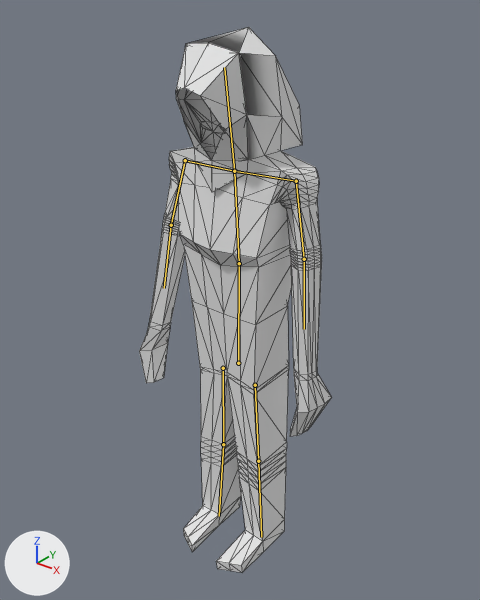
An edit to the glTF model game/Assets/Models/zombie.glb, drawn before and after from the same camera.
Both versions are drawn from a 50 mm camera at (2.45, -3.12, 3.81) aimed at (-0.04, 0.0, 1.89). Lighting does not change. The marker at lower left points along +X, +Y and +Z. Both versions are drawn at frame 100 of the action 'idle2'; the numbers are the values there. The bones that bend it are drawn over the model as lines. Mesh edges are drawn as thin lines.

In view in the first picture: 'zombie'.
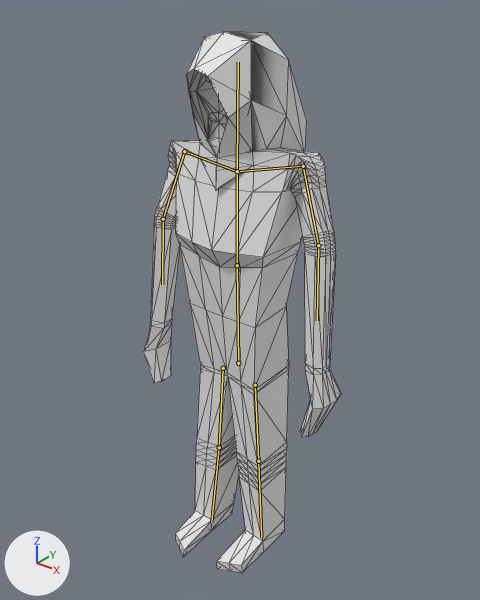
Where the change shows, as pixel boxes [x1, y1, x2, y2] in the pictures (480 x 600 px):
'zombie', posed
    before: [139, 27, 332, 572]
    after: [143, 32, 341, 572]
bone 'Bone', root to tip
    before: (238, 363) to (239, 263)
    after: (238, 363) to (237, 265)
bone 'Bone.001', root to tip
    before: (239, 263) to (234, 171)
    after: (237, 265) to (237, 171)
bone 'Bone.002', root to tip
    before: (234, 171) to (224, 67)
    after: (237, 171) to (238, 62)
bone 'Bone.003', root to tip
    before: (234, 171) to (185, 160)
    after: (237, 171) to (184, 151)
bone 'Bone.005', root to tip
    before: (185, 160) to (171, 225)
    after: (184, 151) to (163, 219)
bone 'Bone.006', root to tip
    before: (171, 225) to (164, 288)
    after: (163, 219) to (162, 284)
bone 'Bone.004', root to tip
    before: (234, 171) to (296, 181)
    after: (237, 171) to (303, 166)
bone 'Bone.007', root to tip
    before: (296, 181) to (304, 259)
    after: (303, 166) to (318, 245)
bone 'Bone.008', root to tip
    before: (304, 259) to (304, 329)
    after: (318, 245) to (317, 320)
bone 'Bone.010', root to tip
    before: (223, 368) to (223, 444)
    after: (223, 368) to (219, 447)

What the commit changed:
Bone 'Bone' (bone_bone) turns from (0, 0, 0) to (3, 2, -1) degrees about its own x, y and z.
Bone 'Bone.001' (bone_bone_001) turns from (-4, 0, 0) to (-10, 3, -1) degrees about its own x, y and z.
Bone 'Bone.002' (bone_bone_002) turns from (13, 0, -4) to (3, -12, 1) degrees about its own x, y and z.
Bone 'Bone.003' (bone_bone_003) turns from (0, 0, 0) to (0, -1, -8) degrees about its own x, y and z.
Bone 'Bone.005' (bone_bone_005) turns from (-1, -7, 58) to (3, -4, 66) degrees about its own x, y and z.
Bone 'Bone.006' (bone_bone_006) turns from (3, -2, 13) to (-7, -4, 18) degrees about its own x, y and z.
Bone 'Bone.004' (bone_bone_004) turns from (0, 0, 0) to (-4, -2, 12) degrees about its own x, y and z.
Bone 'Bone.007' (bone_bone_007) turns from (-3, 15, -66) to (2, 14, -66) degrees about its own x, y and z.
Bone 'Bone.008' (bone_bone_008) turns from (2, 2, -9) to (-1, 1, -19) degrees about its own x, y and z.
Bone 'Bone.010' (bone_bone_010) turns from (0, 0, 0) to (0, 0, 4) degrees about its own x, y and z.
